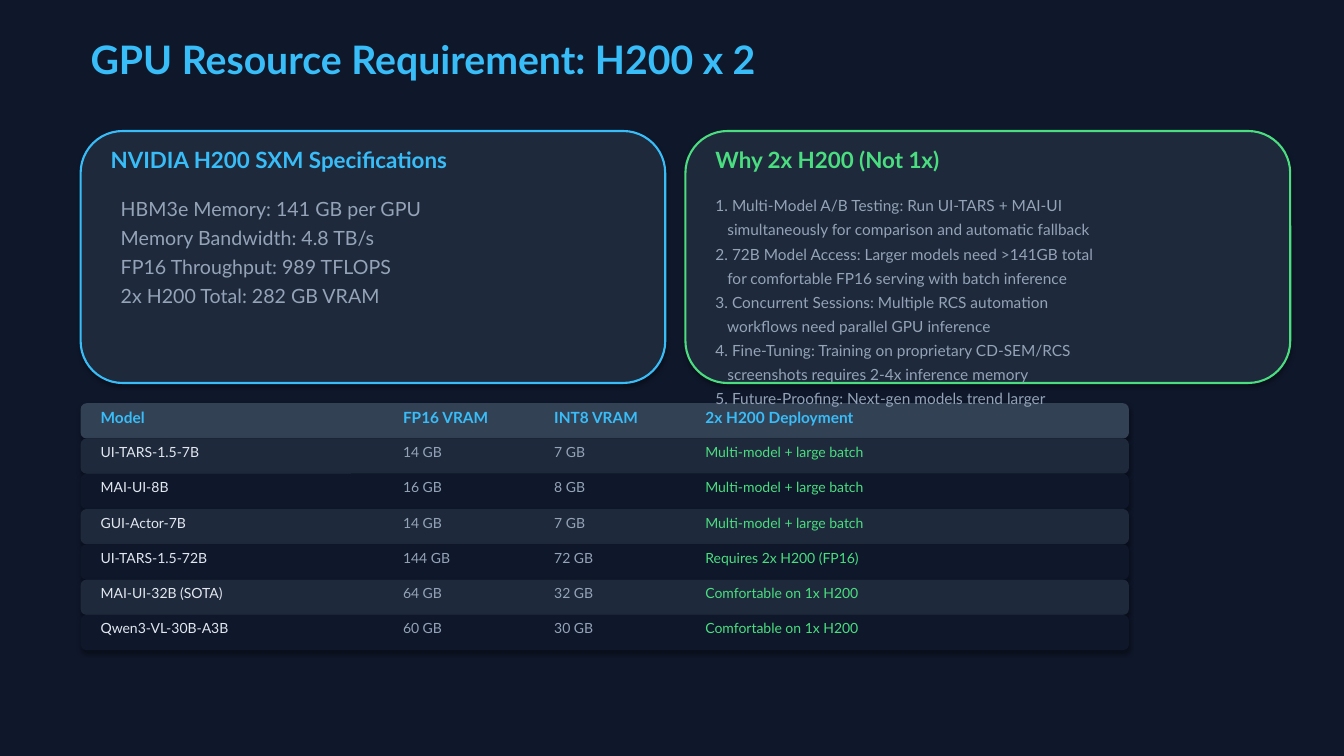
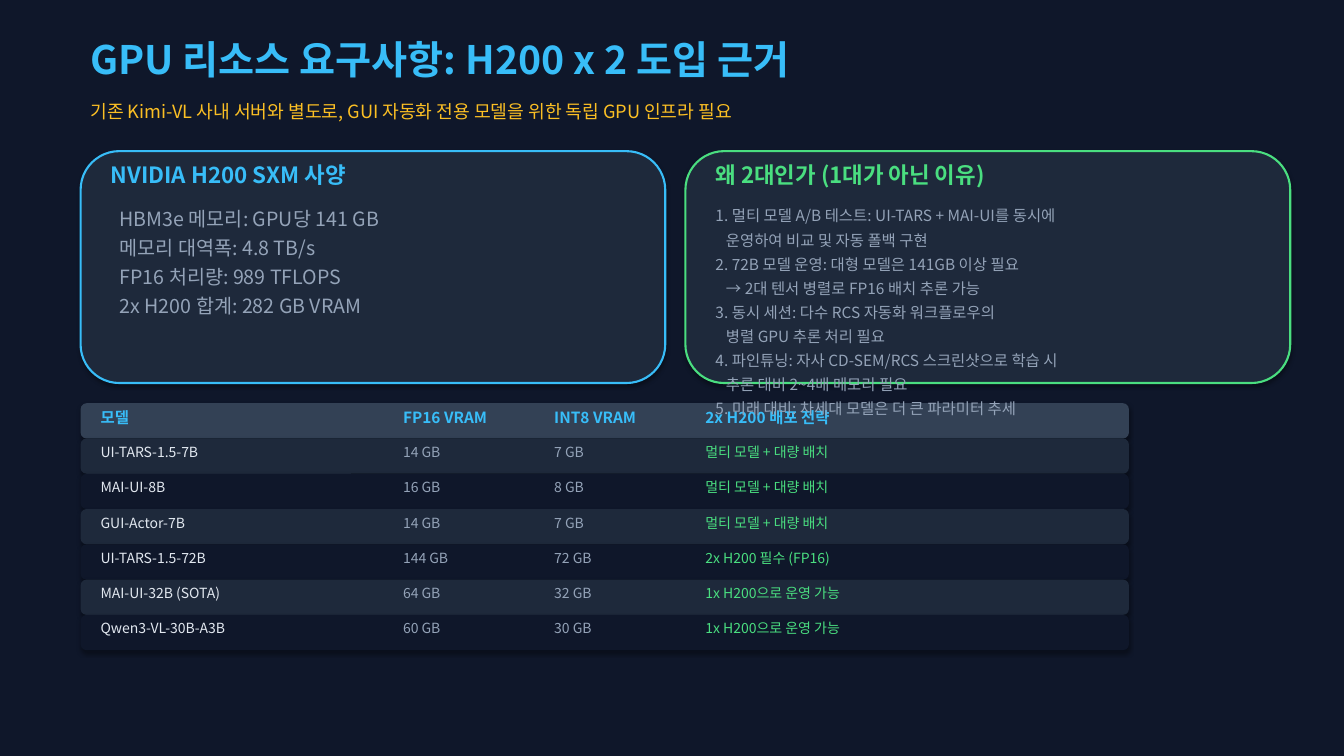
Before and after one commit to DarrenKoi/auto_recipe_creator, a slide deck: slide 5 of docs/gui_vlm_gpu_h200_proposal.pptx. Drawn at 1344x756 pixels with LibreOffice and Linux fonts; fonts in the diff are those of the drawing. Boxes give left, top, right and bottom in pixels: in the first picture for what was removed or moved away, otherwise in the second. Text is boxed around its words. In the diff, an @@ line names an element or a change of style, - is before the commit and + after.

```diff
--- a/docs/gui_vlm_gpu_h200_proposal.pptx
+++ b/docs/gui_vlm_gpu_h200_proposal.pptx
@@ text at box(91, 41, 789, 78): text changed; font Lato to Noto Sans CJK KR @@
-GPU Resource Requirement: H200 x 2
+GPU 리소스 요구사항: H200 x 2 도입 근거
@@ text added at box(91, 103, 731, 122), 13 pt, text #FBBF24 @@
+기존 Kimi-VL 사내 서버와 별도로, GUI 자동화 전용 모델을 위한 독립 GPU 인프라 필요
@@ rounded rectangle: place and size @@
-rounded rectangle at box(81, 131, 665, 383)
+rounded rectangle at box(81, 151, 665, 383)
@@ text at box(111, 164, 346, 185): text changed; font Lato to Noto Sans CJK KR @@
-NVIDIA H200 SXM Specifications
+NVIDIA H200 SXM 사양
@@ rounded rectangle: place and size @@
-rounded rectangle at box(686, 131, 1291, 383)
+rounded rectangle at box(686, 151, 1291, 383)
@@ text removed at box(715, 151, 940, 172) @@
-Why 2x H200 (Not 1x)
@@ text added at box(715, 164, 985, 188), 16 pt, text #4ADE80, bold @@
+왜 2대인가 (1대가 아닌 이유)
@@ text at box(715, 208, 1057, 419): text changed; font Lato to Noto Sans CJK KR @@
-1. Multi-Model A/B Testing: Run UI-TARS + MAI-UI
-simultaneously for comparison and automatic fallback
-2. 72B Model Access: Larger models need >141GB total
-for comfortable FP16 serving with batch inference
-3. Concurrent Sessions: Multiple RCS automation
-workflows need parallel GPU inference
-4. Fine-Tuning: Training on proprietary CD-SEM/RCS
-screenshots requires 2-4x inference memory
-5. Future-Proofing: Next-gen models trend larger
+1. 멀티 모델 A/B 테스트: UI-TARS + MAI-UI를 동시에
+운영하여 비교 및 자동 폴백 구현
+2. 72B 모델 운영: 대형 모델은 141GB 이상 필요
+→ 2대 텐서 병렬로 FP16 배치 추론 가능
+3. 동시 세션: 다수 RCS 자동화 워크플로우의
+병렬 GPU 추론 처리 필요
+4. 파인튜닝: 자사 CD-SEM/RCS 스크린샷으로 학습 시
+추론 대비 2~4배 메모리 필요
+5. 미래 대비: 차세대 모델은 더 큰 파라미터 추세
@@ text at box(119, 210, 379, 315): text changed; font Lato to Noto Sans CJK KR @@
-HBM3e Memory: 141 GB per GPU
-Memory Bandwidth: 4.8 TB/s
-FP16 Throughput: 989 TFLOPS
-2x H200 Total: 282 GB VRAM
+HBM3e 메모리: GPU당 141 GB
+메모리 대역폭: 4.8 TB/s
+FP16 처리량: 989 TFLOPS
+2x H200 합계: 282 GB VRAM
@@ text at box(101, 410, 129, 424): text changed; font Lato to Noto Sans CJK KR @@
-Model
+모델
@@ text at box(705, 408, 829, 425): text changed; font Lato to Noto Sans CJK KR @@
-2x H200 Deployment
+2x H200 배포 전략
@@ text at box(705, 445, 829, 458): text changed; font Lato to Noto Sans CJK KR @@
-Multi-model + large batch
+멀티 모델 + 대량 배치
@@ text at box(705, 480, 829, 493): text changed; font Lato to Noto Sans CJK KR @@
-Multi-model + large batch
+멀티 모델 + 대량 배치
@@ text at box(705, 516, 829, 529): text changed; font Lato to Noto Sans CJK KR @@
-Multi-model + large batch
+멀티 모델 + 대량 배치
@@ text at box(705, 551, 829, 566): text changed; font Lato to Noto Sans CJK KR @@
-Requires 2x H200 (FP16)
+2x H200 필수 (FP16)
@@ text at box(705, 586, 840, 599): text changed; font Lato to Noto Sans CJK KR @@
-Comfortable on 1x H200
+1x H200으로 운영 가능
@@ font Lato to Noto Sans CJK KR in 20 elements at box(403, 411, 487, 423), box(554, 411, 636, 423), box(101, 446, 199, 457), box(403, 446, 441, 457), box(554, 446, 584, 457), box(101, 481, 166, 492), box(403, 481, 441, 492), box(554, 481, 584, 492), box(101, 517, 185, 528), box(403, 517, 441, 528), box(554, 517, 584, 528), box(101, 552, 206, 563), box(403, 552, 448, 563), box(554, 552, 592, 563), box(101, 586, 220, 601), box(403, 587, 441, 598), box(554, 587, 592, 598), box(101, 622, 226, 636), box(403, 622, 441, 633), box(554, 622, 592, 633) @@
@@ text at box(705, 621, 840, 634): text changed; font Lato to Noto Sans CJK KR @@
-Comfortable on 1x H200
+1x H200으로 운영 가능
```
Also in this commit, not shown: 4 other slides changed, 3 slides added, 3 slides removed, 1 other file.
